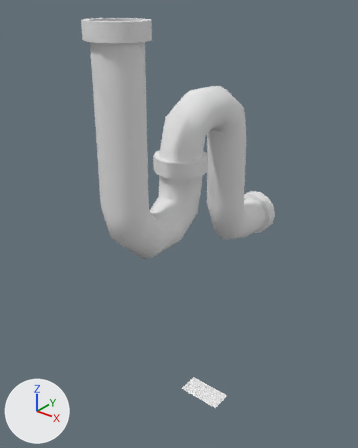
The OBJ model partyDarling/source/PartyDarling/assets/meshes/furniture/bathroom_sink_base_1.obj, before and after one commit.
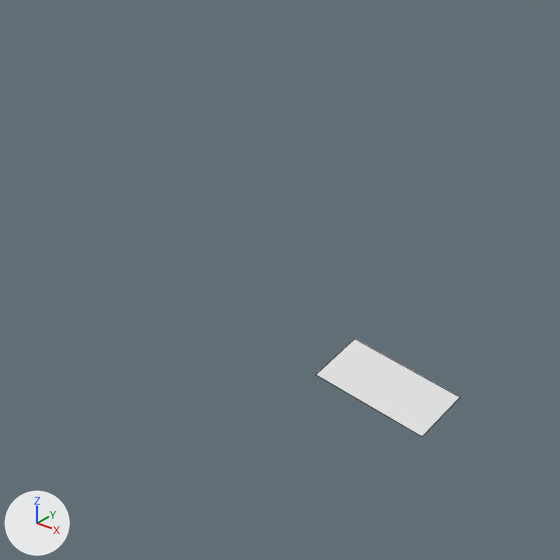
Each version appears first whole from a 50 mm lens placed at (5.13, -9.28, 8.81), pointed at (-0.37, -2.41, 4.55), and next in a close-up on the part from 22% to 72% of the width and 60% to 100% of the height. The axes (+X, +Y, +Z) are drawn at lower left. The lights are the same throughout. The close-ups show mesh edges as thin lines. Where no turn or scale is listed for an object, it has been applied to the vertices.

The first close-up shows 'bathroom_sink_base_1'.
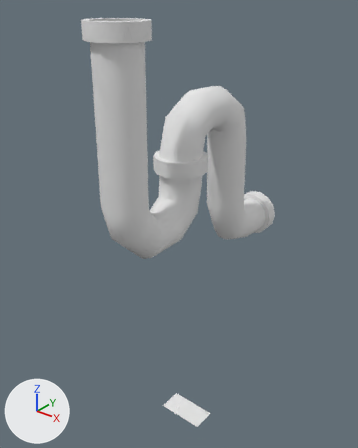
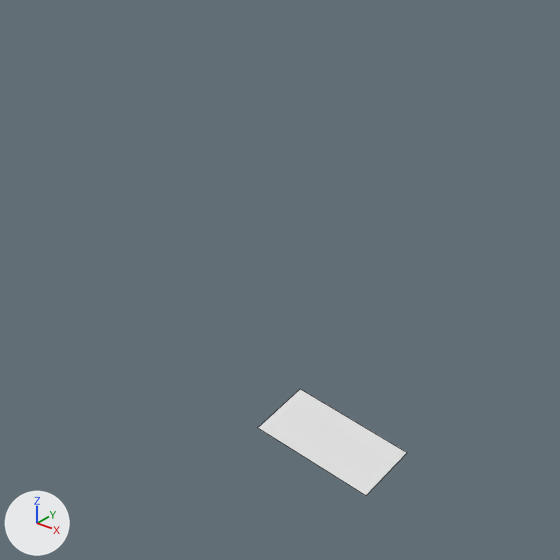
The newer file is also turned or shifted as a whole; pictures and numbers use the older file's frame.

Boxes [x1, y1, x2, y2] around the edits, measured in the close-ups (560 x 560 px):
'bathroom_sink_base_1', reshaped (8% taller)
    before: [316, 339, 460, 437]
    after: [258, 389, 407, 495]

The edits, one by one:
me_bathroom_sink_base_1 has 355 vertices, 340 faces and spans x -0.5..0.5, y -4.67..0.0, z 0.0..8.38.
me_bathroom_sink_base_1 is used by ob_bathroom_sink_base_1; location (0.0, 0.0, 0.0).
me_bathroom_sink_base_1 part 1: the loose piece of 4 vertices spanning x -0.5..0.5, y -2.15..-1.65, z 0.0 is moved by (0.0, -0.69, 0.0).
